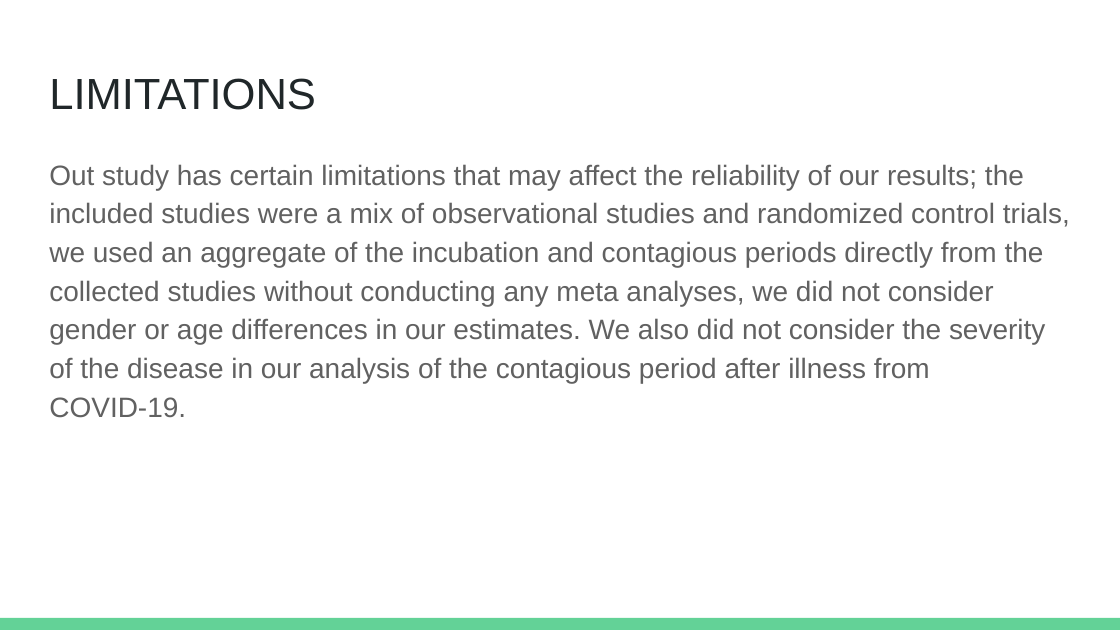
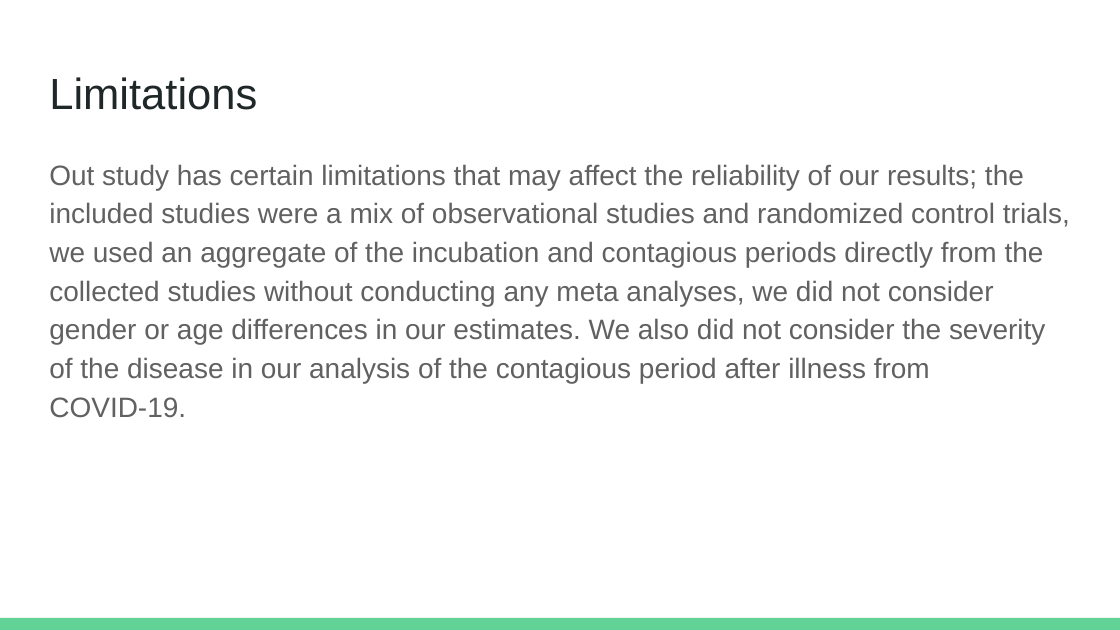
Before and after one commit to lydiatse/cs586, a slide deck: slide 14 of presentation/final_presentation.pptx (slide 13 before the commit). Drawn at 1120x630 pixels with LibreOffice and Linux fonts; fonts in the diff are those of the drawing. Boxes give left, top, right and bottom in pixels: in the first picture for what was removed or moved away, otherwise in the second. Text is boxed around its words. In the diff, an @@ line names an element or a change of style, - is before the commit and + after.

```diff
--- a/presentation/final_presentation.pptx
+++ b/presentation/final_presentation.pptx
@@ title at (49, 77, 257, 110): text changed @@
-LIMITATIONS
+Limitations
```
Also in this commit, not shown: 12 other slides changed, 1 slide added, 1 other file.
